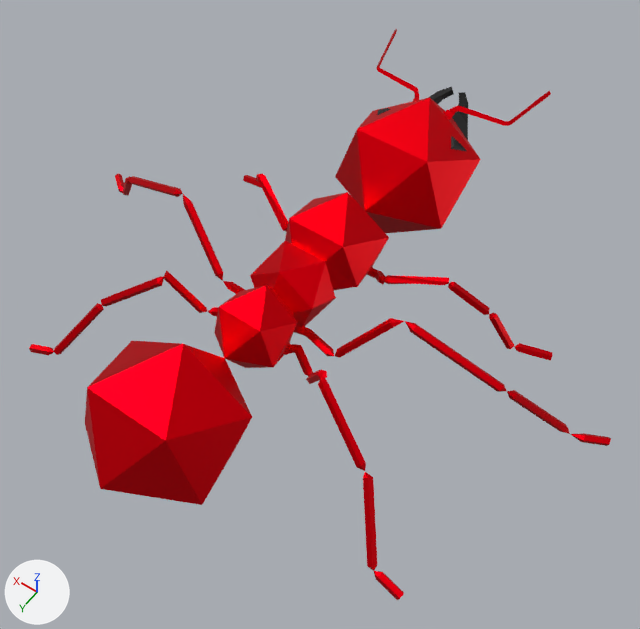
One commit to the Blender file mathCheese/Assets/Resources/Meshes/Mesh Masters/antGod.blend: the scene before it, then after it.
One viewpoint serves both versions: a camera (50 mm lens) standing at (-4.25, 5.38, 10.18) and looking at (-0.29, -0.16, 1.47). Lighting does not change. The marker at lower left points along +X, +Y and +Z.

Names of what the first picture shows: 'Ant'.
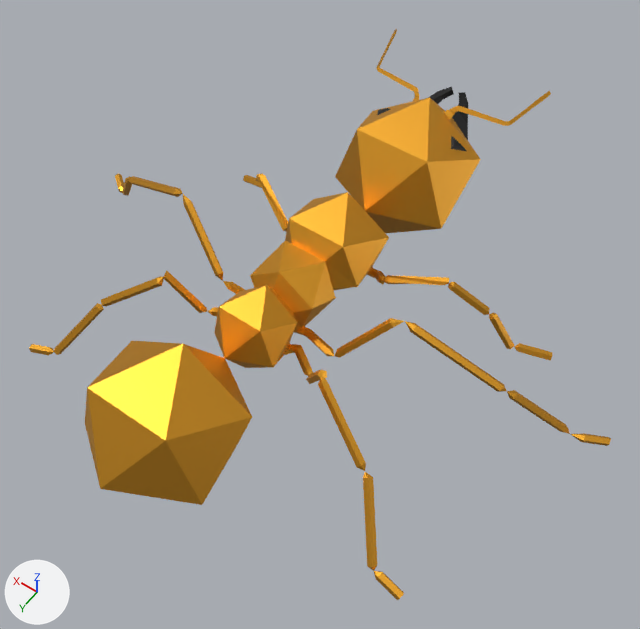
Pixel boxes [x1, y1, x2, y2] of what changed, in the pictures (640 x 629 px):
'Ant', recoloured (red to orange): [29, 29, 611, 600] in both

What changed in the scene script:
```text
Change mat_skin:
    mat_skin.base_color: (1.0, 0.0, 0.00712) -> (1.0, 0.459, 0.043)  # red #ff0014 -> orange #ffb43a
```
